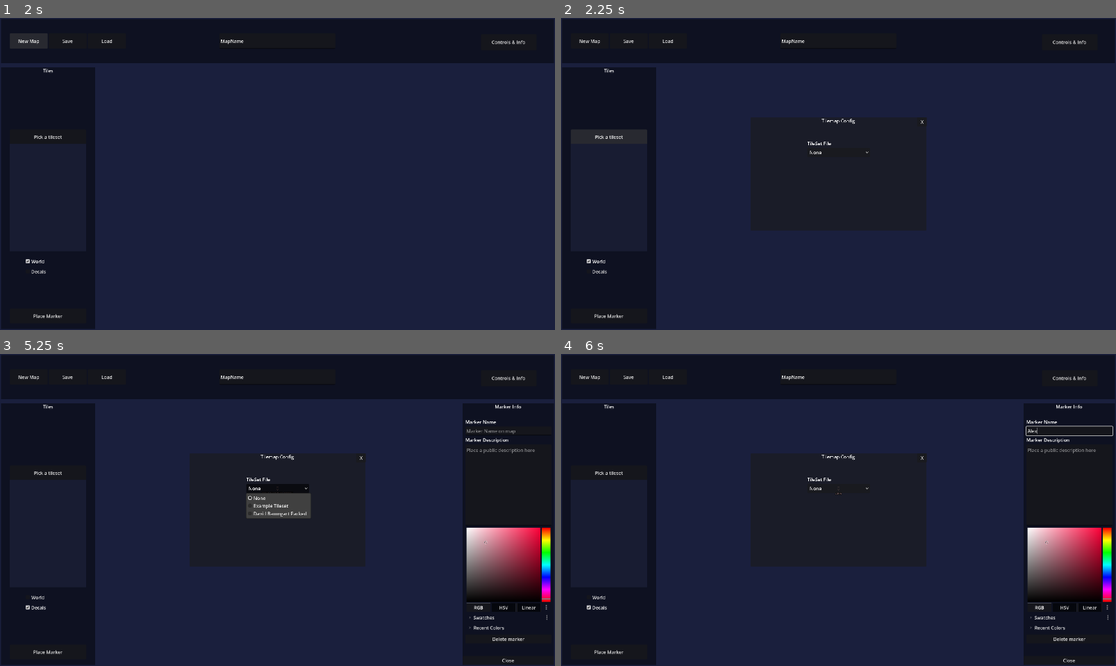
Above: before the commit, frames 1-4 (two rows, left to right).
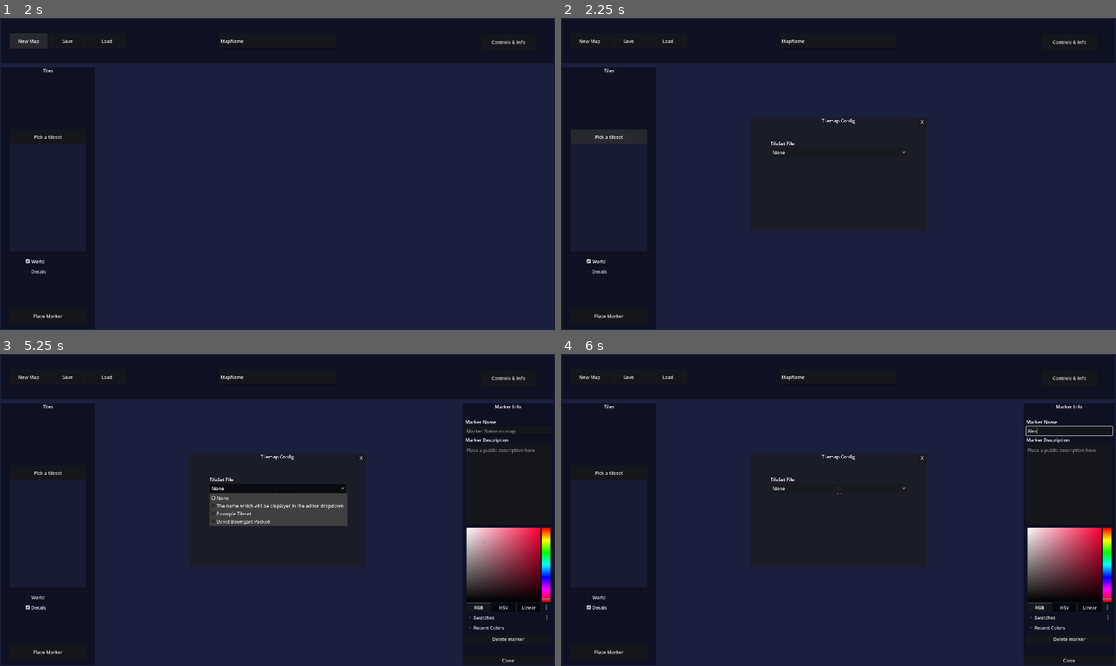
Above: after the commit, the same moments.

Repository: Visnicio/hex-forge
Game: Godot game, scene res://main.tscn
Same seed, same stepped clock (60 frames per second), same inputs: the game is played once before the commit and once after it.
Inputs (mouse positions are in pixels of both pictures, inside the frame that each line leads up to):
- Up to frame 1 (2 s): click "New Map" at 0.5 s; click "New Map" at 1.25 s
- Up to frame 2 (2.25 s): click "Pick a tileset" at 2 s
- Up to frame 3 (5.25 s): click "World" at 2.75 s; click "Decals" at 3.5 s; click "Place Marker" at 4.25 s; click "None" at 5 s
- Up to frame 4 (6 s): click (1071, 432) at 5.77 s; type "Alex" at 5.85 s

Frame 1 is identical in both runs. In frame 2, less than 0.1% of the frame differs, in the area x 37-63%, y 39-44%; in frame 3, 1.8%, in the area x 37-63%, y 39-56%; in frame 4, less than 0.1%.

Commit message:
upgraded to 4.6

Diff:
--- a/main.tscn
+++ b/main.tscn
@@ -1,10 +1,10 @@
-[gd_scene load_steps=3 format=3 uid="uid://cv45u5rc2lx6p"]
+[gd_scene format=3 uid="uid://cv45u5rc2lx6p"]
 
 [ext_resource type="Script" uid="uid://bwr7k0fuoi8lr" path="res://main.gd" id="1_0xm2m"]
 [ext_resource type="PackedScene" uid="uid://dffrfxm63hfxn" path="res://scenes/ui/hex_map_editor/hex_map_editor.tscn" id="1_ig7tw"]
 
-[node name="Main" type="Node"]
+[node name="Main" type="Node" unique_id=1082409507]
 script = ExtResource("1_0xm2m")
 
-[node name="HexMapEditor" parent="." instance=ExtResource("1_ig7tw")]
+[node name="HexMapEditor" parent="." unique_id=769379694 instance=ExtResource("1_ig7tw")]
 position = Vector2(-3, -2)
--- a/project.godot
+++ b/project.godot
@@ -8,12 +8,16 @@
 
 config_version=5
 
+[animation]
+
+compatibility/default_parent_skeleton_in_mesh_instance_3d=true
+
 [application]
 
 config/name="an_actual_useful_hex_mapper"
 config/version="Alpha 0.2"
 run/main_scene="uid://cv45u5rc2lx6p"
-config/features=PackedStringArray("4.5", "Forward Plus")
+config/features=PackedStringArray("4.6", "Forward Plus")
 config/icon="uid://bh8kr8lphc3iv"
 
 [autoload]
--- /dev/null
+++ b/resources/definitions/tilesets/base_config_file.json
@@ -0,0 +1,5 @@
+{
+	"title": "The name which will be displayer in the editor dropdown",
+	"tileset_resource": "tilemap_resource.tres",
+	"tilemap_scale": 1
+}
Not shown, changed: export_presets.cfg
Not shown: 1 places in resources/tilesets/example_tileset.tres that only renumber resources
Not shown, added: resources/definitions/tilesets/how_to_create_a_tilemap.md
